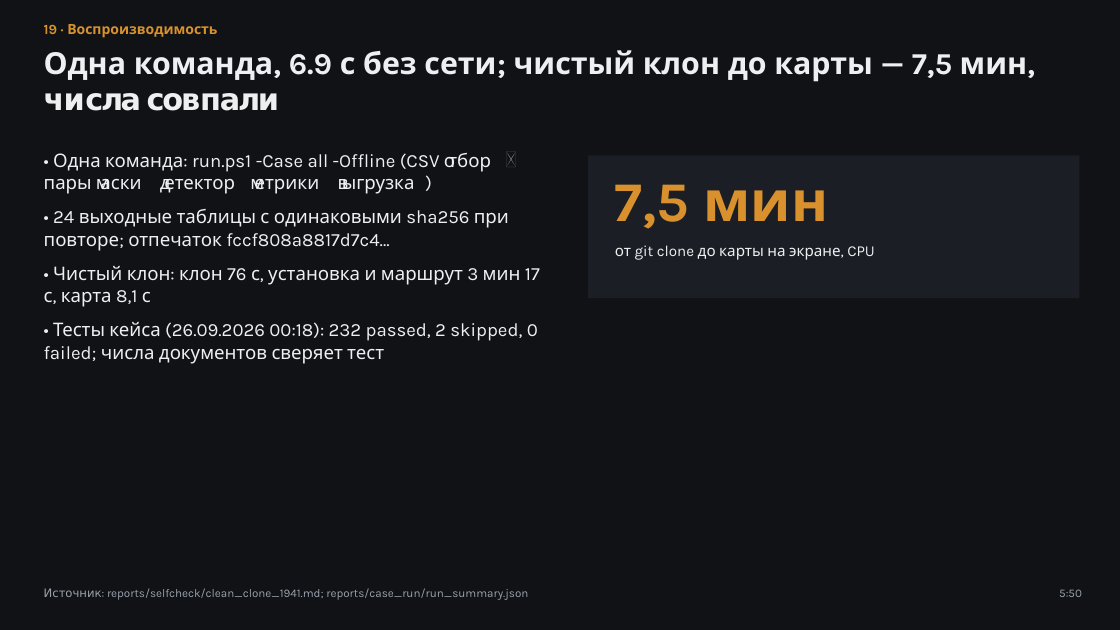
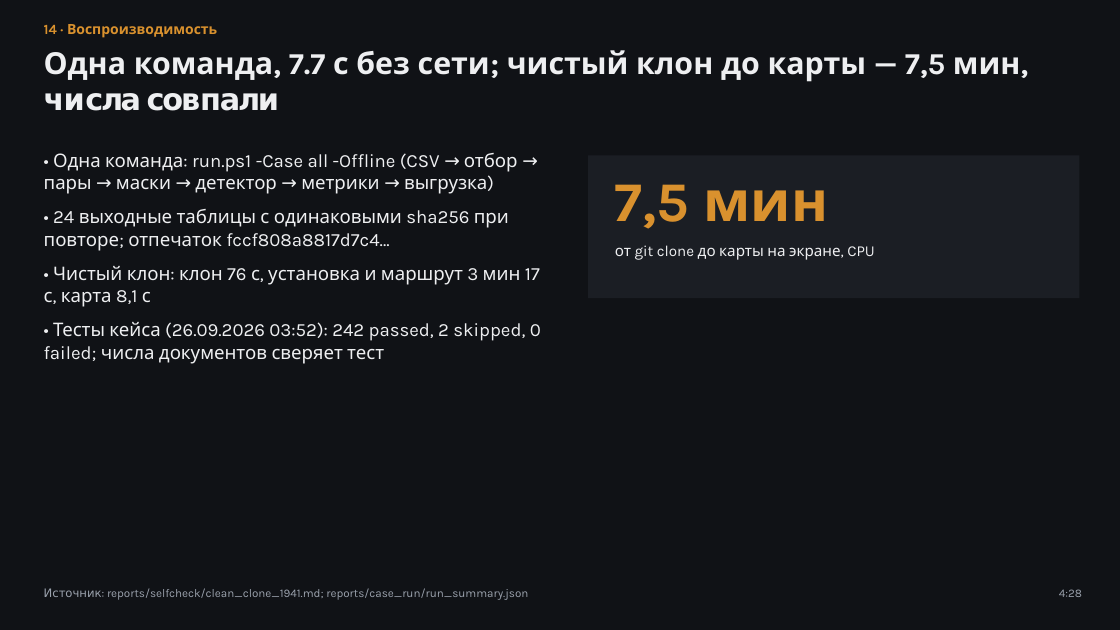
Before and after one commit to azama2t/final-cosmohack, a slide deck: slide 14 of reports/case_deck.pptx (slide 19 before the commit). Drawn at 1120x630 pixels with LibreOffice and Linux fonts; fonts in the diff are those of the drawing. Boxes give left, top, right and bottom in pixels: in the first picture for what was removed or moved away, otherwise in the second. Text is boxed around its words. In the diff, an @@ line names an element or a change of style, - is before the commit and + after.

```diff
--- a/reports/case_deck.pptx
+++ b/reports/case_deck.pptx
@@ text at bbox=[44, 24, 217, 38]: text changed @@
-19 · Воспроизводимость
+14 · Воспроизводимость
@@ text at bbox=[44, 50, 1021, 111]: text changed @@
-Одна команда, 6.9 с без сети; чистый клон до карты — 7,5 мин, числа совпали
+Одна команда, 7.7 с без сети; чистый клон до карты — 7,5 мин, числа совпали
@@ text at bbox=[44, 322, 541, 364]: text changed @@
-• Тесты кейса (26.09.2026 00:18): 232 passed, 2 skipped, 0 failed; числа документов сверяет тест
+• Тесты кейса (26.09.2026 03:52): 242 passed, 2 skipped, 0 failed; числа документов сверяет тест
@@ text at bbox=[1059, 589, 1082, 597]: text changed @@
-5:50
+4:28
```
Also in this commit, not shown: 13 other slides changed, 25 other files.
